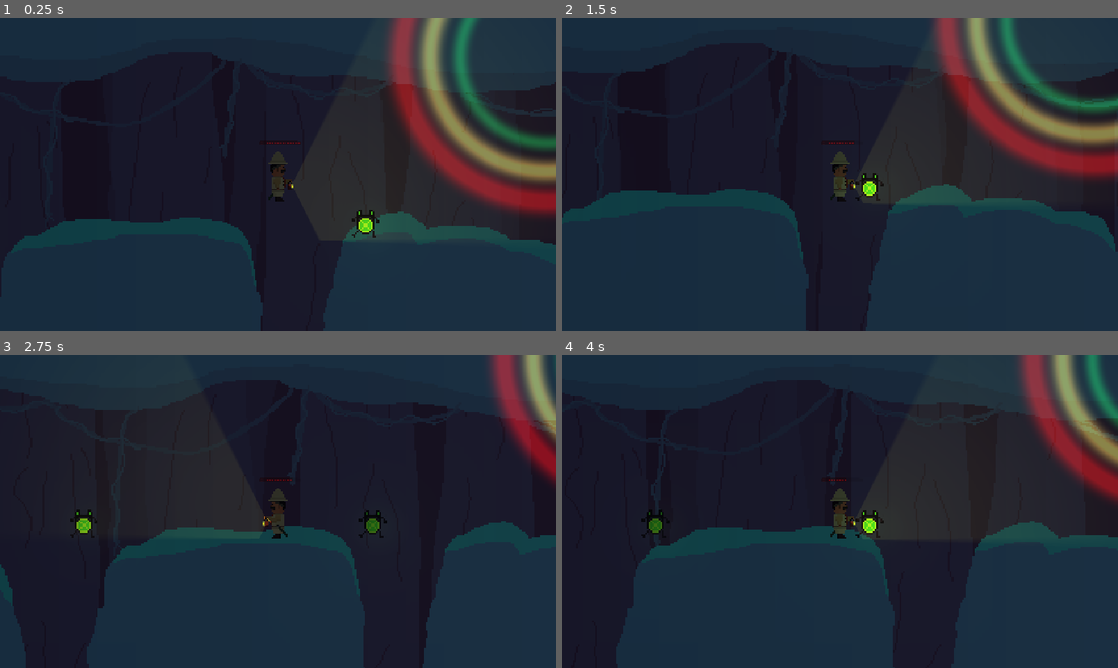
Above: before the commit, frames 1-4 (two rows, left to right).
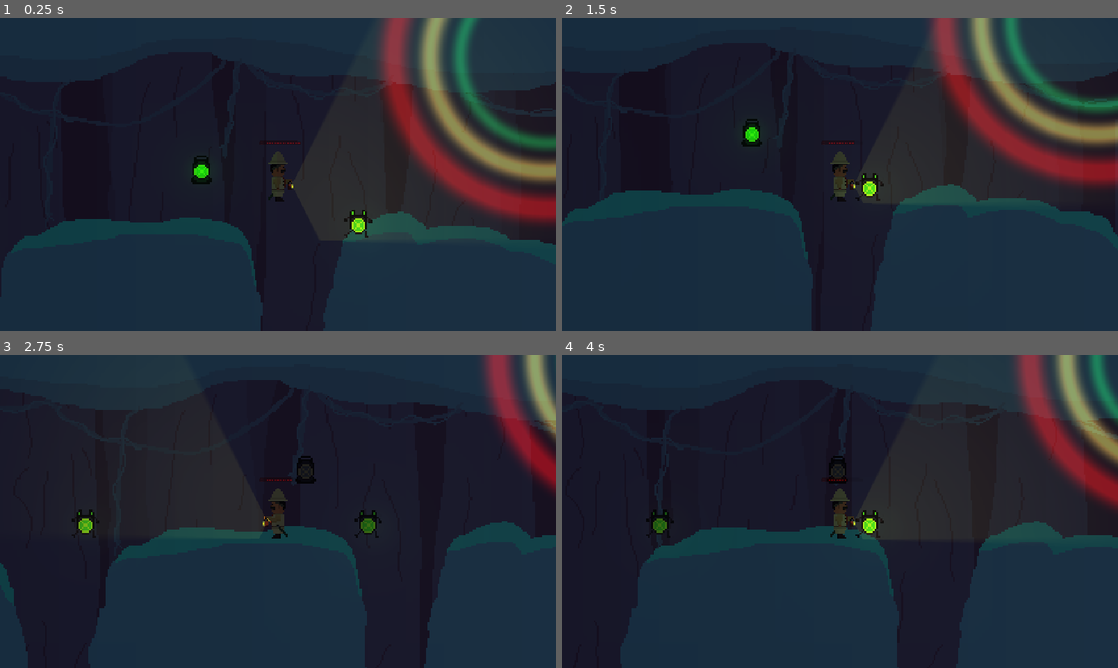
Above: after the commit, the same moments.

Repository: pdues/LD60
Game: Godot game, scene res://scene/game.tscn
Same seed, same stepped clock (60 frames per second), same inputs: the game is played once before the commit and once after it. The engine's default icon, where the game draws it, is replaced by a stand-in: a white triangle on a blue panel in a dark square.
Inputs:
- Up to frame 1 (0.25 s): no input
- Up to frame 2 (1.5 s): hold E 0.53-1.28 s; hold Right (ui_right) from 0.53 s (still down); tap Space (ui_select) at 0.77 s; tap Enter at 1.25 s; tap E at 1.35 s
- Up to frame 3 (2.75 s): tap Space (ui_select) at 1.52 s; release Right (ui_right) at 2.03 s; hold Left (ui_left) from 2.03 s (still down); hold G from 2.03 s (still down); tap E at 2.3 s
- Up to frame 4 (4 s): release Left (ui_left) at 2.78 s; release G at 2.78 s; hold Right (ui_right) from 2.78 s (still down); tap E at 2.85 s; tap Space (ui_select) at 3.02, 3.77 s; hold E from 3.53 s (still down)

The runs differ from the first frame. In frame 1, 5.2% of the frame differs, in the area x 34-100%, y 0-71%; in frame 2, 6.0%, in the area x 0-100%, y 0-100%; in frame 3, 3.1%; in frame 4, 4.5%.

Commit message:
winlantern drin

Diff:
--- /dev/null
+++ b/ld-60-game/scene/Objects/winlantern.tscn
@@ -0,0 +1,72 @@
+[gd_scene format=3 uid="uid://dnelvw4kgjn7a"]
+
+[ext_resource type="Script" uid="uid://1rqj1bhqch5j" path="res://script/winlantern.gd" id="1_rolt7"]
+[ext_resource type="Texture2D" uid="uid://dc387mjteax2s" path="res://assets/lamp.png" id="2_gp3tr"]
+
+[sub_resource type="CircleShape2D" id="CircleShape2D_1bkod"]
+radius = 27.018513
+
+[sub_resource type="AtlasTexture" id="AtlasTexture_8avj8"]
+atlas = ExtResource("2_gp3tr")
+region = Rect2(0, 0, 16, 16)
+
+[sub_resource type="AtlasTexture" id="AtlasTexture_rolt7"]
+atlas = ExtResource("2_gp3tr")
+region = Rect2(32, 0, 16, 16)
+
+[sub_resource type="SpriteFrames" id="SpriteFrames_7debn"]
+animations = [{
+"frames": [{
+"duration": 1.0,
+"texture": SubResource("AtlasTexture_8avj8")
+}],
+"loop": 1,
+"name": &"off",
+"speed": 5.0
+}, {
+"frames": [{
+"duration": 1.0,
+"texture": SubResource("AtlasTexture_rolt7")
+}],
+"loop": 1,
+"name": &"on",
+"speed": 5.0
+}]
+
+[sub_resource type="Gradient" id="Gradient_adm6s"]
+offsets = PackedFloat32Array(0.030120483, 0.2, 0.46, 1)
+colors = PackedColorArray(0.9027778, 0.9027778, 0.9027778, 1, 0.22539008, 0.22539008, 0.22539008, 1, 0.061982274, 0.061982274, 0.061982274, 1, 0, 0, 0, 1)
+metadata/_snap_enabled = true
+metadata/_snap_count = 100
+
+[sub_resource type="GradientTexture2D" id="GradientTexture2D_gaspc"]
+gradient = SubResource("Gradient_adm6s")
+fill = 1
+fill_from = Vector2(0.4826087, 0.47391304)
+
+[node name="winlantern" type="Node2D" unique_id=1180942153 groups=["respawnpoint"]]
+script = ExtResource("1_rolt7")
+
+[node name="Area2D" type="Area2D" parent="." unique_id=226383016]
+collision_layer = 2
+collision_mask = 4
+
+[node name="CollisionShape2D" type="CollisionShape2D" parent="Area2D" unique_id=1767880324]
+shape = SubResource("CircleShape2D_1bkod")
+
+[node name="AnimatedSprite2D" type="AnimatedSprite2D" parent="." unique_id=57071728]
+sprite_frames = SubResource("SpriteFrames_7debn")
+animation = &"on"
+autoplay = "on"
+
+[node name="PointLight2D1" type="PointLight2D" parent="." unique_id=1983019795]
+z_index = 10
+position = Vector2(0, 1)
+scale = Vector2(0.31057099, 0.301944)
+color = Color(0.09596304, 0.9548479, 0, 1)
+energy = 1.03
+texture = SubResource("GradientTexture2D_gaspc")
+offset = Vector2(5, 5)
+texture_scale = 4.27
+
+[connection signal="area_shape_entered" from="Area2D" to="." method="_on_area_2d_area_shape_entered"]
--- a/ld-60-game/scene/game.tscn
+++ b/ld-60-game/scene/game.tscn
@@ -9,6 +9,7 @@
 [ext_resource type="Texture2D" uid="uid://c7uwfo76ng27j" path="res://assets/Paralaxe0.png" id="6_17rxn"]
 [ext_resource type="Texture2D" uid="uid://h6ueeee7wsnp" path="res://assets/Paralaxe3.png" id="6_ll5lq"]
 [ext_resource type="PackedScene" uid="uid://lgktiyao3klo" path="res://scene/Enemies/boss.tscn" id="10_yq8tf"]
+[ext_resource type="PackedScene" uid="uid://dnelvw4kgjn7a" path="res://scene/Objects/winlantern.tscn" id="11_sng2h"]
 [ext_resource type="PackedScene" uid="uid://bhyq22ogm2vkb" path="res://scene/tür_boss.tscn" id="11_ym5sv"]
 
 [sub_resource type="Gradient" id="Gradient_ll5lq"]
@@ -131,3 +132,6 @@
 [node name="Boss" parent="." unique_id=1121860251 instance=ExtResource("10_yq8tf")]
 position = Vector2(-140, 31)
 stats = SubResource("Resource_5g16k")
+
+[node name="winlantern" parent="." unique_id=1180942153 instance=ExtResource("11_sng2h")]
+position = Vector2(116, 120)
--- a/ld-60-game/scene/level3.tscn
+++ b/ld-60-game/scene/level3.tscn
@@ -13,6 +13,7 @@
 [ext_resource type="PackedScene" uid="uid://d2lx71xs500bv" path="res://scene/Objects/hindernis.tscn" id="11_87m6s"]
 [ext_resource type="PackedScene" uid="uid://baep2do5evxu4" path="res://scene/Objects/pickup.tscn" id="12_8s5jp"]
 [ext_resource type="PackedScene" uid="uid://lgktiyao3klo" path="res://scene/Enemies/boss.tscn" id="13_m1fuq"]
+[ext_resource type="PackedScene" uid="uid://dnelvw4kgjn7a" path="res://scene/Objects/winlantern.tscn" id="14_gxvh0"]
 
 [sub_resource type="Gradient" id="Gradient_ll5lq"]
 offsets = PackedFloat32Array(0, 0.32, 1)
@@ -226,21 +227,21 @@
 
 [node name="StandardEnemy" parent="." unique_id=1837803404 instance=ExtResource("8_7k4yc")]
 position = Vector2(1298, 120)
-stats = SubResource("Resource_m1fuq")
+stats = SubResource("Resource_gxvh0")
 
 [node name="StandardEnemy2" parent="." unique_id=180754847 instance=ExtResource("8_7k4yc")]
 position = Vector2(1366, 282)
-stats = SubResource("Resource_gxvh0")
+stats = SubResource("Resource_k6vnk")
 
 [node name="StandardEnemy3" parent="." unique_id=113665110 instance=ExtResource("8_7k4yc")]
 position = Vector2(1155, -413)
-stats = SubResource("Resource_k6vnk")
+stats = SubResource("Resource_2ecjj")
 
 [node name="Tür_boss" parent="." unique_id=1696774893 instance=ExtResource("10_sdohn")]
 position = Vector2(1399, -158)
 
 [node name="respawnpoint2" parent="." unique_id=1926891149 instance=ExtResource("7_4hqa2")]
-position = Vector2(1346, -132)
+position = Vector2(1314, -149)
 
 [node name="Hindernis" parent="." unique_id=1907527197 instance=ExtResource("11_87m6s")]
 position = Vector2(1491, -492)
@@ -262,6 +263,8 @@
 
 [node name="Boss" parent="." unique_id=1121860251 instance=ExtResource("13_m1fuq")]
 position = Vector2(1785, -150)
-hp = 100
-stats = SubResource("Resource_2ecjj")
+stats = SubResource("Resource_mixx0")
 move_speed = 75.0
+
+[node name="winlantern" parent="." unique_id=1735263335 instance=ExtResource("14_gxvh0")]
+position = Vector2(1642, -133)
--- a/ld-60-game/scene/tür_boss.tscn
+++ b/ld-60-game/scene/tür_boss.tscn
@@ -74,6 +74,7 @@
 
 [node name="TÜR_coll" type="CollisionShape2D" parent="Stage 1" unique_id=531149740]
 position = Vector2(247, 22)
+scale = Vector2(1.05, 1.05)
 shape = SubResource("CircleShape2D_7e58e")
 
 [node name="TÜR_Sprite" type="Sprite2D" parent="Stage 1/TÜR_coll" unique_id=1257699390]
--- a/ld-60-game/script/respawnpoint.gd
+++ b/ld-60-game/script/respawnpoint.gd
@@ -3,7 +3,6 @@
 @onready var area = $Area2D
 @onready var sprite = $AnimatedSprite2D
 @onready var lamp = $PointLight2D1
-
 
 func _physics_process(delta: float) -> void:
 	if on == 1:
@@ -14,5 +13,4 @@
 		if body.is_in_group("Player") == true:
 			if Input.is_physical_key_pressed(KEY_E) == true and on == 0:
 				body.respawnpoint = self
-				sprite.play("on")
-				lamp.enabled = true
+				on = 1
--- /dev/null
+++ b/ld-60-game/script/winlantern.gd
@@ -0,0 +1,18 @@
+extends Node2D
+@export var on = 1
+@onready var area = $Area2D
+@onready var sprite = $AnimatedSprite2D
+@onready var lamp = $PointLight2D1
+
+
+func _physics_process(delta: float) -> void:
+	if on == 0:
+		sprite.play("off")
+		lamp.enabled = false
+
+	for body in area.get_overlapping_bodies():
+		if body.is_in_group("Player") == true:
+			if Input.is_physical_key_pressed(KEY_E) == true and on == 1:
+				sprite.play("off")
+				on = 0
+				lamp.enabled = false
Not shown: 4 places in ld-60-game/scene/level3.tscn that only renumber resources
Not shown, added: ld-60-game/script/winlantern.gd.uid
